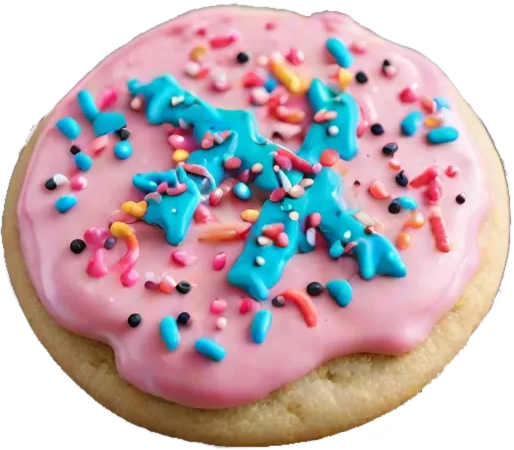
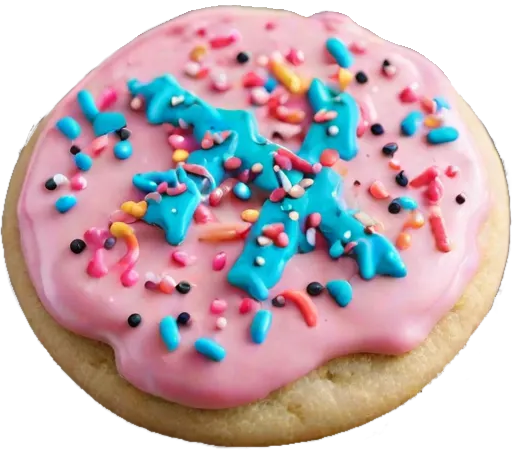
Before/after of a 514 × 450 layered artwork. What changed in the layer stack:
painted on "confection.png" over (x1=71, y1=1, x2=493, y2=138)
